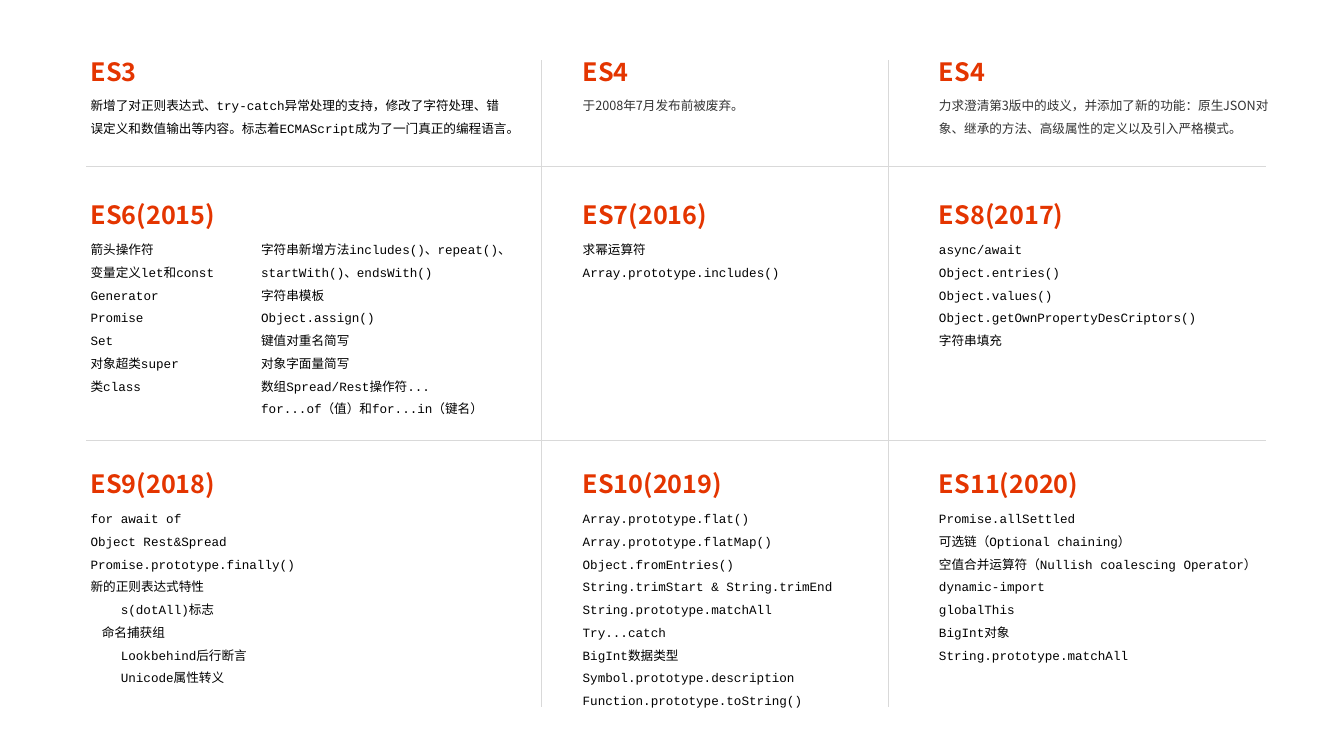
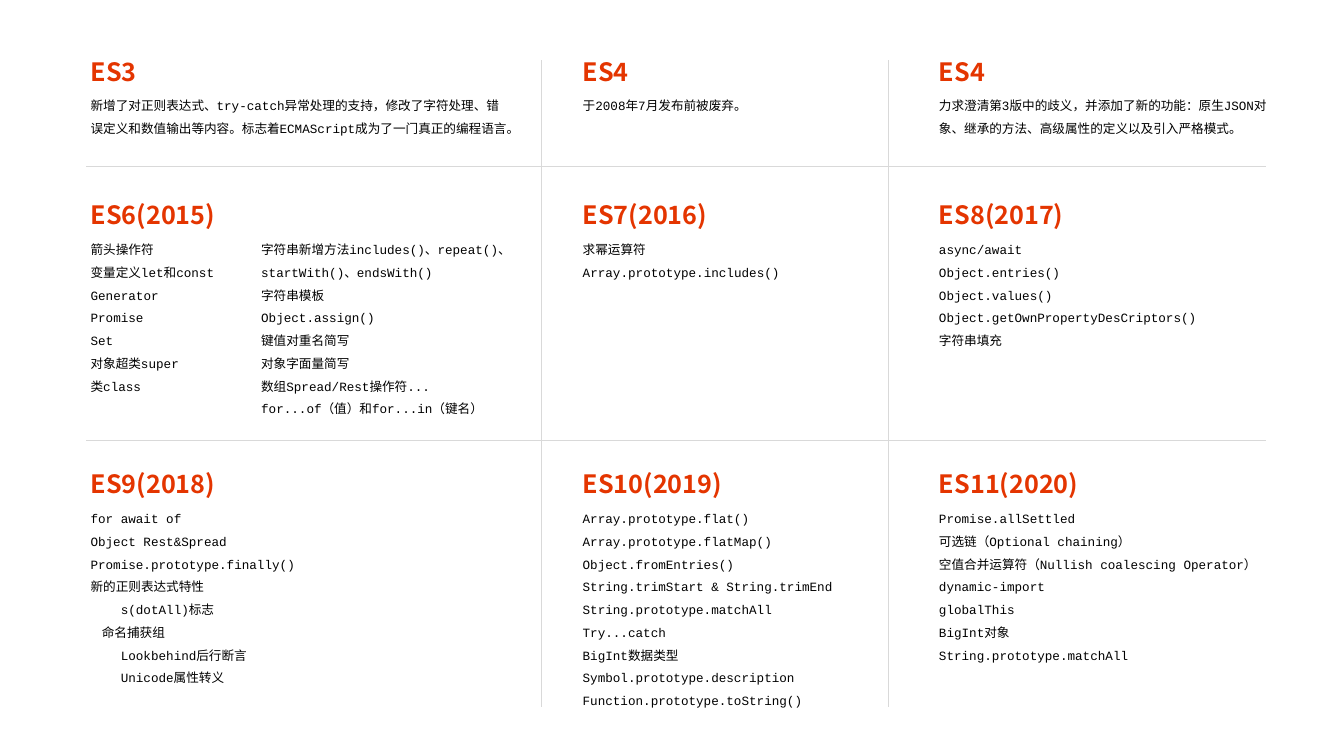
Before and after one commit to tecshuttle/interview, a slide deck: slide 2 of 2 前端/ECMAScript/ESMAScript版本的差别.pptx. Drawn at 1344x756 pixels with LibreOffice and Linux fonts; fonts in the diff are those of the drawing. Boxes give left, top, right and bottom in pixels: in the first picture for what was removed or moved away, otherwise in the second. Text is boxed around its words. In the diff, an @@ line names an element or a change of style, - is before the commit and + after.

```diff
--- a/2 前端/ECMAScript/ESMAScript版本的差别.pptx
+++ b/2 前端/ECMAScript/ESMAScript版本的差别.pptx
@@ text "于2008年7月发布前被废弃。" at [583, 99, 747, 111]: font Noto Sans CJK SC to Courier New, text colour #333333 to #000000 @@
@@ text "力求澄清第3版中的歧义，并添加了新的功能：原生JSON对象、继承的方法、高级属性的定义以及引入严格模式。" at [939, 99, 1267, 134]: font Noto Sans CJK SC to Courier New, text colour #333333 to #000000 @@
```
Also in this commit, not shown: 7 other files.
